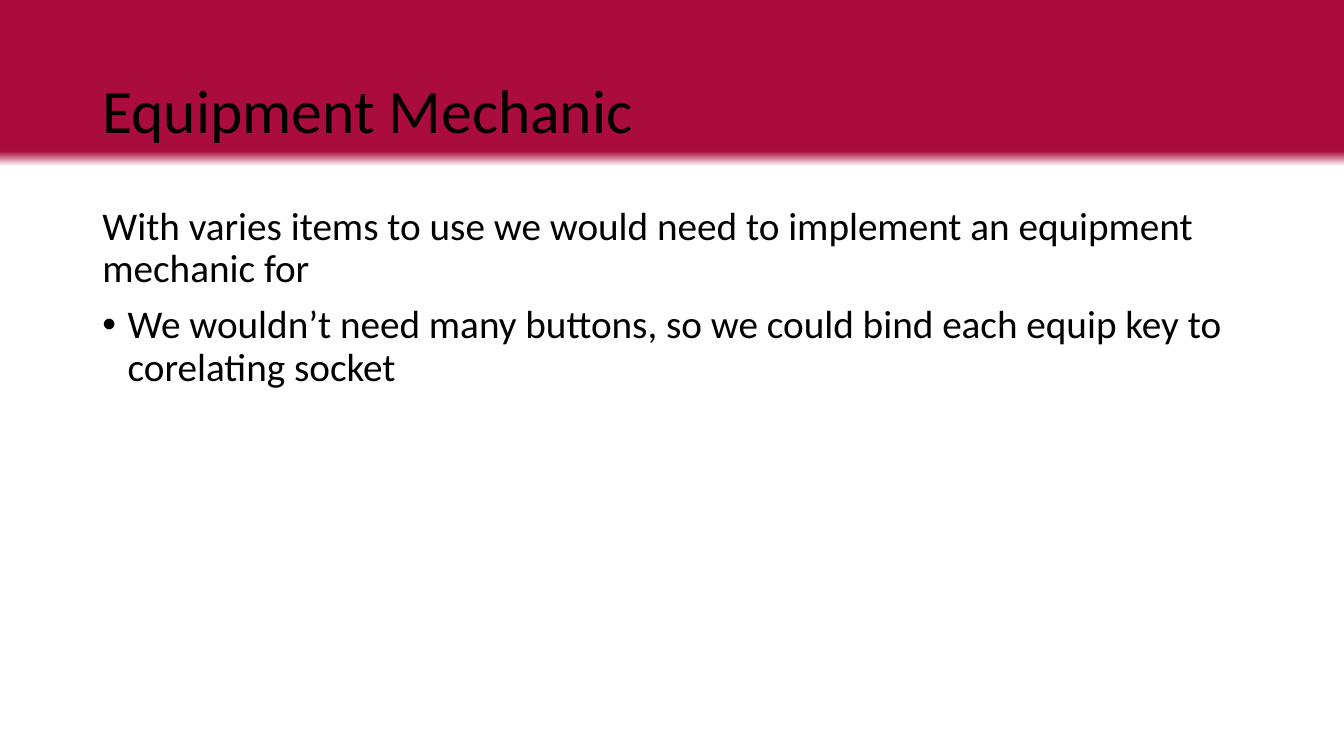
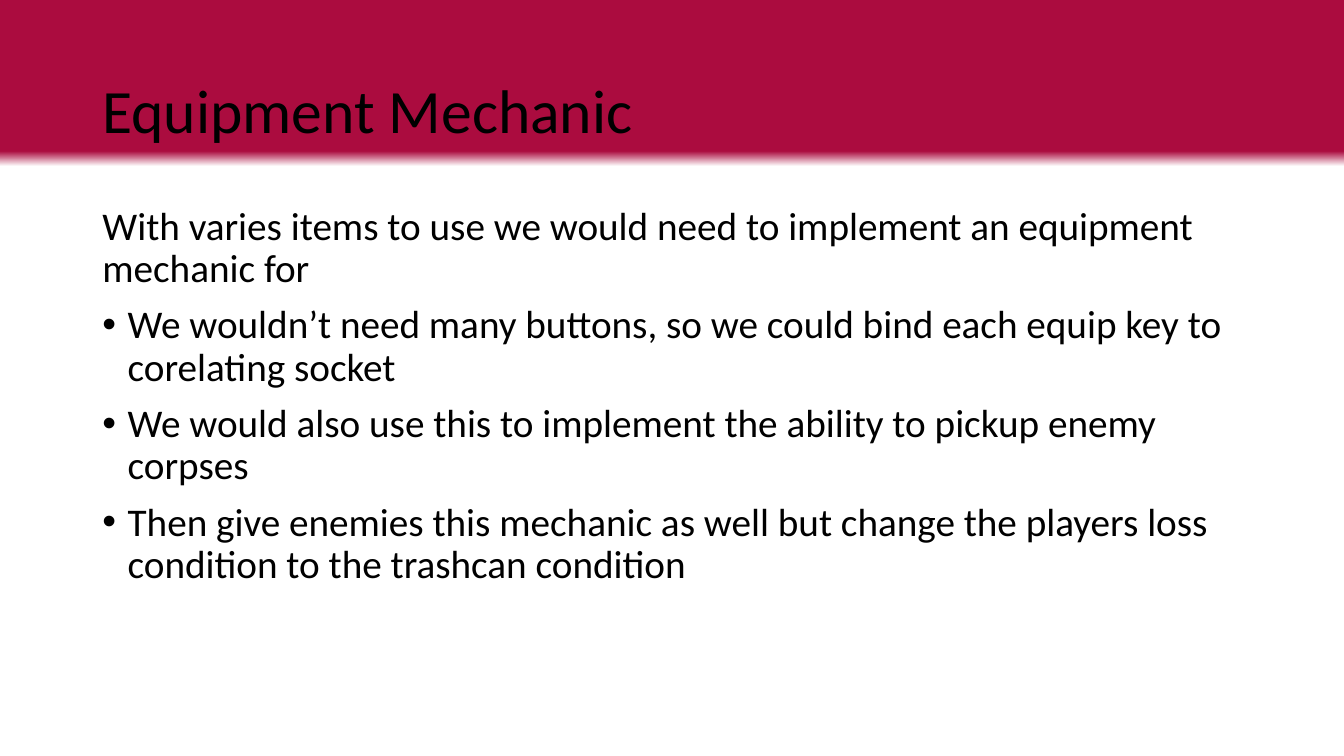
Before and after one commit to LuxRegem/Project_Clash-of-Cosplayers, a slide deck: slide 22 of Shared Documentation/Luke's Documents/Clash of Cos Team Pitch.pptx. Drawn at 1344x756 pixels with LibreOffice and Linux fonts; fonts in the diff are those of the drawing. Boxes give left, top, right and bottom in pixels: in the first picture for what was removed or moved away, otherwise in the second. Text is boxed around its words. In the diff, an @@ line names an element or a change of style, - is before the commit and + after.

```diff
--- a/Shared Documentation/Luke's Documents/Clash of Cos Team Pitch.pptx
+++ b/Shared Documentation/Luke's Documents/Clash of Cos Team Pitch.pptx
@@ text at bbox=[128, 409, 1207, 579]: paragraphs added @@
+• We would also use this to implement the ability to pickup enemy corpses
+• Then give enemies this mechanic as well but change the players loss condition to the trashcan condition
```
Also in this commit, not shown: 1 other slide changed, 4 other files.
